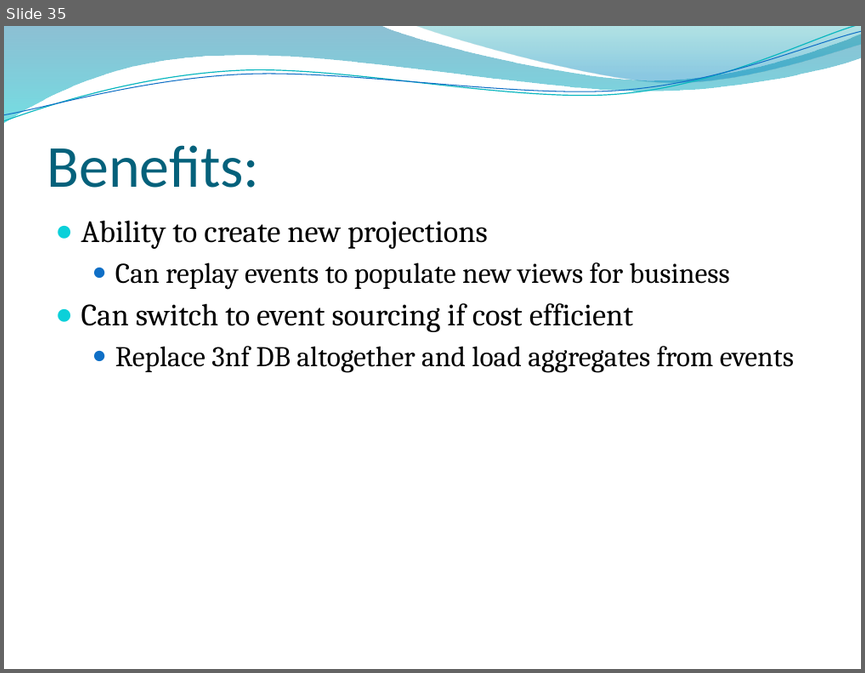
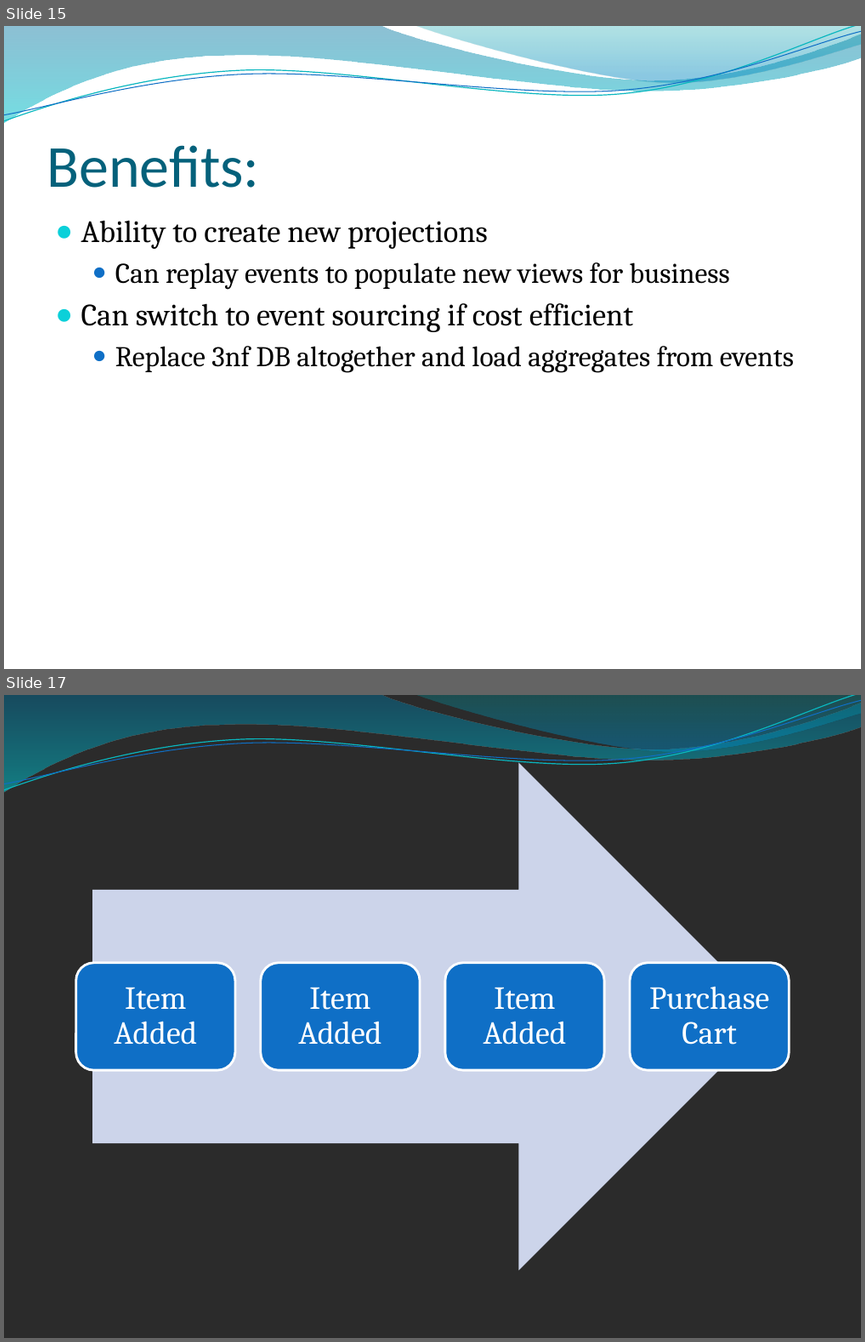
Before and after one commit to ketiko/CQRS.Presentation, a slide deck: Presentation/CQRS.pptx. Shown one above the other, each under a label of ours: slide 35 before the commit, slides 15 and 17 after it; the slides between them are not shown. The pictures are 865x673 and 865x1342 pixels, drawn with LibreOffice and Linux fonts; fonts in the diff are those of the drawing; background and template pictures are left out; a plain dark background stands for a picture behind light text. Boxes give left, top, right and bottom in pixels: in the first picture for what was removed or moved away, otherwise in the second. Text is boxed around its words. In the diff, an @@ line names an element or a change of style, - is before the commit and + after.

```diff
--- a/Presentation/CQRS.pptx
+++ b/Presentation/CQRS.pptx
@@ slide 17 added at bbox=[4, 695, 861, 1338], background picture (left out); not listed: 4 template elements that a slide beside it also shows @@
@@ group added at bbox=[76, 763, 789, 1270]: 4 rounded rectangles, 4 texts, 1 right arrow @@
+Item Added
+Item Added
+Item Added
+Purchase Cart
@@ what was slide 35 is now slide 15 @@
```
Also in this commit, not shown: 7 slides changed, 7 other slides added, 28 slides removed.
